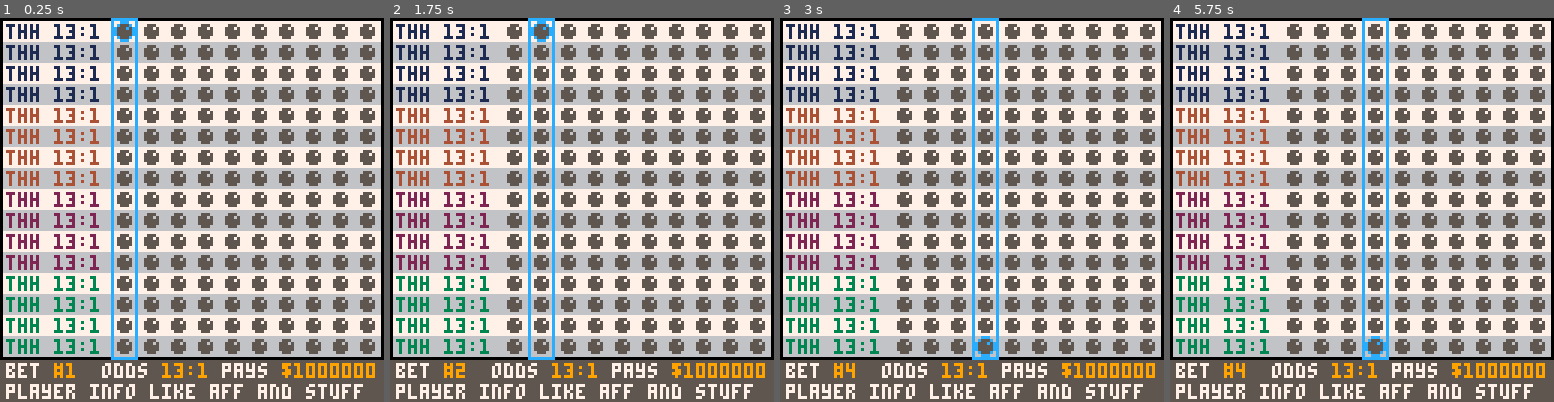
Above: before the commit, frames 1-4 (left to right).
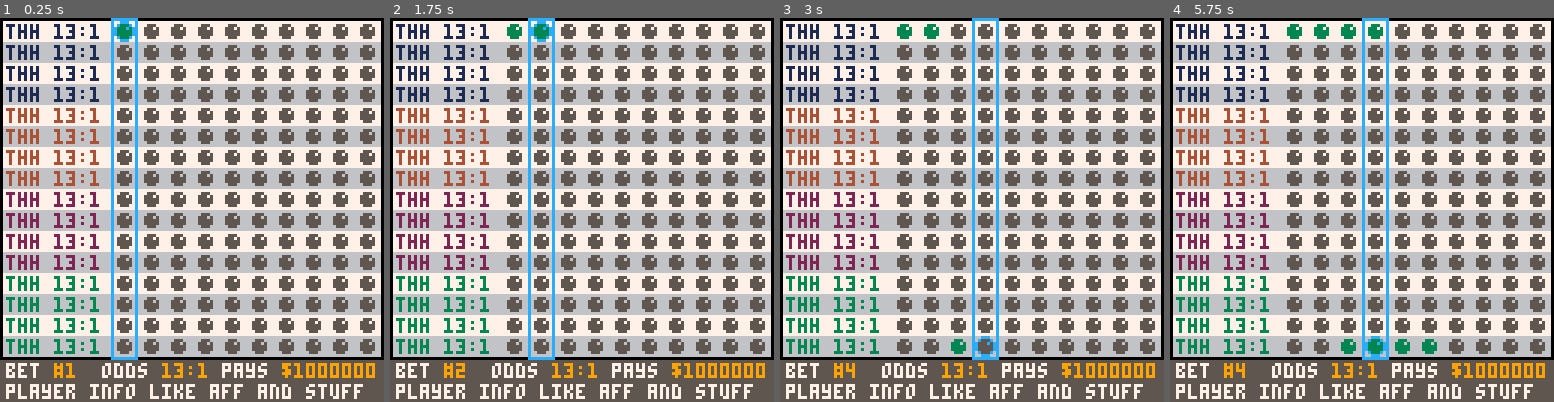
Above: after the commit, the same moments.

Repository: suspicious-smoke/club-bets-pico8
Game: PICO-8 cartridge club-bets.p8
Two runs of this game, one before a commit and one after it. Both use one fixed random seed, a clock stepped at 60 frames per second and the inputs below.
Inputs:
- Up to frame 1 (0.25 s): no input
- Up to frame 2 (1.75 s): tap X (X key) at 0.33, 1.07 s; tap O (Z key) at 0.7, 1.7 s; hold Right from 1.6 s (still down)
- Up to frame 3 (3 s): tap X (X key) at 1.85, 2.97 s; release Right at 2.1 s; tap O (Z key) at 2.1, 2.5, 2.9 s; hold Up 2.15-2.42 s; hold Right from 2.47 s (still down)
- Up to frame 4 (5.75 s): release Right at 3.03 s; hold Left 3.08-3.58 s; tap O (Z key) every 0.4 s from 3.3 to 5.7 s; hold Down 3.63-3.97 s; hold Right 4.02-4.68 s; tap X (X key) at 4.08, 5.2 s; hold Up 4.73-5.03 s; hold Left 5.08-5.68 s; hold Down from 5.73 s (still down)

The runs differ from the first frame. In frame 1, 0.1% of the frame differs, in the area x 30-35%, y 1-6%; in frame 2, 0.2%; in frame 3, 0.4%; in frame 4, 1.0%, in the area x 30-70%, y 1-88%.

Commit message:
work on bets

Diff:
--- a/club-bets.p8
+++ b/club-bets.p8
@@ -14,25 +14,32 @@
 	obs={
 		{"hairpine",1,2},
 	}
-
+	bets={}
+	for i=1,10 do
+		add(bets,{})
+		for j=1,16 do
+			add(bets[i],false)
+		end
+	end
+	bets[1][1]=true
 	racers={
 		--{name,abreiv,strength,{categories}}
-		{"slime","slm"},
-		{"knight","knt"},
-		{"dark knight","dkt"},
-		{"dragon","dgn"},
-		{"pegasus","pgs"},
-		{"demon","dmn"},
-		{"imp","imp"},
-		{"wizard","wzd"},
-		{"goblin","gbn"},
-		{"thief","thf"},
-		{"hero","hro"},
-		{"ghost","ght"},
-		{"quibble","qbl"},
-		{"chao","cho"},
-		{"behold","bhd"},
-		{"king","kng"},
+		{"slime","slm",1},
+		{"knight","knt",2},
+		{"dark knight","dkt",3},
+		{"dragon","dgn",5},
+		{"pegasus","pgs",6},
+		{"demon","dmn",7},
+		{"imp","imp",8},
+		{"wizard","wzd",9},
+		{"goblin","gbn",10},
+		{"thief","thf",11},
+		{"hero","hro",12},
+		{"ghost","ght",13},
+		{"quibble","qbl",14},
+		{"chao","cho",15},
+		{"behold","bhd",16},
+		{"king","kng",18},
 	}
 
 	plyr_base={11,13,9,10}
@@ -79,8 +86,8 @@
 --quick bet page
 
 function init_quickbetpage()
-	bet_sel=1
-	player_sel=1
+	bet_sel=1--1-10
+	player_sel=1--select player for each arena 1-16
 
 	_upd=update_quickbetpage
 	_drw=draw_quickbetpage
@@ -96,8 +103,27 @@
 	elseif btnp(⬇️) then
 		player_sel=(player_sel%16)+1
 	elseif btnp(🅾️) then
+		toggle_bet()
 	elseif btnp(❎) then
 	end
+end
+
+function toggle_bet()
+	--switch off other bets in arena
+	arena_start=1
+	if player_sel<5 then
+		--arena start=1
+	elseif player_sel<9 then
+		arena_start=5
+	elseif player_sel<13 then
+		arena_start=9
+	else
+		arena_start=13
+	end
+	for i=arena_start,arena_start+4 do
+		bets[bet_sel][i]=false
+	end
+	bets[bet_sel][player_sel]=not bets[bet_sel][player_sel]
 end
 
 function draw_quickbetpage()
@@ -109,10 +135,15 @@
 			rrectfill(1,j*7+(i-1)*28-6,126,7,0,6+j%2)
 			print("thh 13:1",2,j*7+(i-1)*28-5,gc[i])
 			for k=1,10 do
-				if bet_sel==k and player_sel==(i-1)*4+j then
+				bet_clr=5
+				local p_bet=(i-1)*4+j
+				if bets[k][p_bet]	then
+					bet_clr=3
+				end
+				if bet_sel==k and player_sel==p_bet then
 					print("\f7\^oc5a●",29+k*9,j*7+(i-1)*28-5)
 				end
-				print("●",29+k*9,j*7+(i-1)*28-5,5)
+				print("●",29+k*9,j*7+(i-1)*28-5,bet_clr)
 			end
 		end
 	end
@@ -261,12 +292,12 @@
 0000000000000000000000000005555000000000000000000ee22ee22ee000000112112112110000000888888871700000000000000000000000000000000000
 0000000000000000000000000005005000000000000000002ee00ee22e0000000505050505050000000050505050000000000000000000000000000000000000
 00000000000000000000000000000000000000000000000000000000000000000000000000000000000000000000000000000000000000000000000000000000
-00000000000000000000000000000000000000000000000000000000000000000000000000000000000000000000000000000000000000000000000000000000
-00000000000000000000000000000000000000000000000000000000000000000000000000000000000000000000000000000000000000000000000000000000
-00000000000000000000000000000000000000000000000000000000000000000000000000000000000000000000000000000000000000000000000000000000
-00000000000000000000000000000000000000000000000000000000000000000000000000000000000000000000000000000000000000000000000000000000
-00000000000000000000000000000000000000000000000000000000000000000000000000000000000000000000000000000000000000000000000000000000
-00000000000000000000000000000000000000000000000000000000000000000000000000000000000000000000000000000000000000000000000000000000
+00000000000000000000000000000000047047000000000000000000000000000000000000000000000000000000000000000000000000000000000000000000
+00000000028000000000000004444400040740700000000000000000000000000000000000000000000000000000000000000000000000000000000000000000
+00000000222800001555dd0084441140047040700000000000000000000000000000000000000000000000000000000000000000000000000000000000000000
+1cccdd005222222d855555d004444414040047000000000000000000000000000000000000000000000000000000000000000000000000000000000000000000
+8cccccd0222222001555555084444440084545440000000000000000000000000000000000000000000000000000000000000000000000000000000000000000
+1ccccccc5222222d0055550004444400044444400000000000000000000000000000000000000000000000000000000000000000000000000000000000000000
 00000000000000000000000000000000000000000000000000000000000000000000000000000000000000000000000000000000000000000000000000000000
 00000000000000000000000000000000000000000000000000000000000000000000000000000000000000000000000000000000000000000000000000000000
 00000000000000000000000000000000000000000000000000000000000000000000000000000000000000000000000000000000000000000000000000000000
